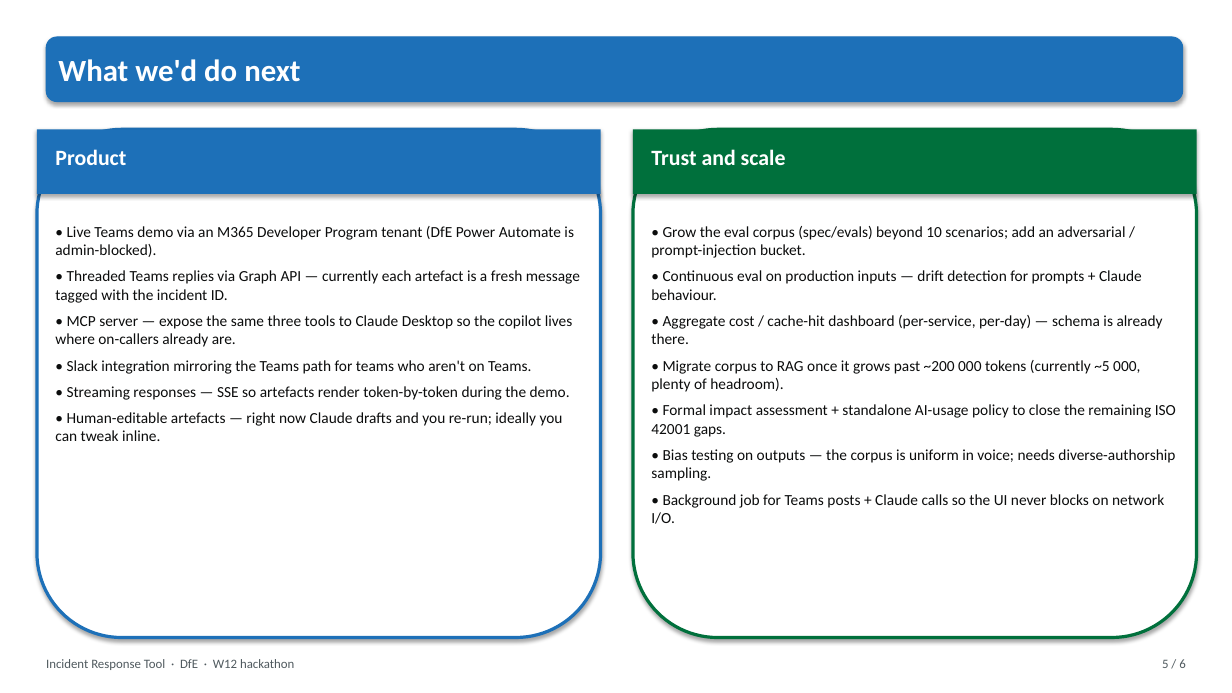
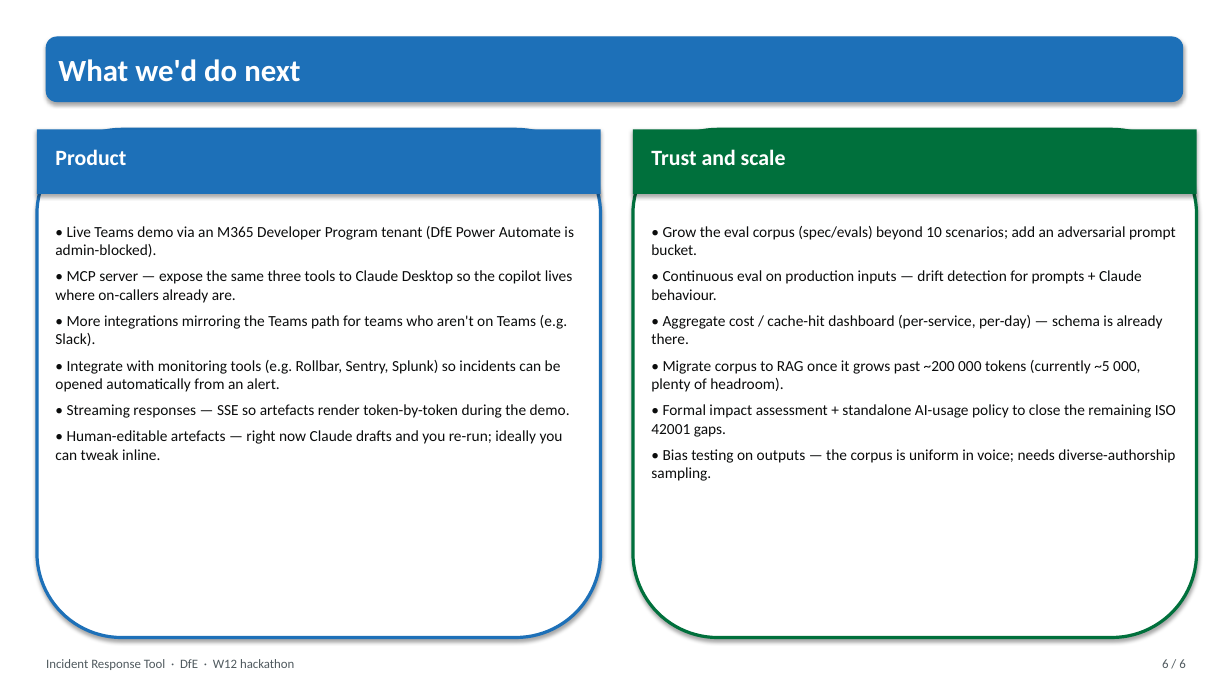
Before and after one commit to DFE-Digital/incident-response-tool, a slide deck: slide 6 of docs/incident-response-tool.pptx (slide 5 before the commit). Drawn at 1232x693 pixels with LibreOffice and Linux fonts; fonts in the diff are those of the drawing. Boxes give left, top, right and bottom in pixels: in the first picture for what was removed or moved away, otherwise in the second. Text is boxed around its words. In the diff, an @@ line names an element or a change of style, - is before the commit and + after.

```diff
--- a/docs/incident-response-tool.pptx
+++ b/docs/incident-response-tool.pptx
@@ text at bbox=[651, 226, 1176, 255]: text changed @@
-• Grow the eval corpus (spec/evals) beyond 10 scenarios; add an adversarial / prompt-injection bucket.
+• Grow the eval corpus (spec/evals) beyond 10 scenarios; add an adversarial prompt bucket.
@@ text at bbox=[55, 270, 580, 303]: paragraph removed @@
-• Threaded Teams replies via Graph API — currently each artefact is a fresh message tagged with the incident ID.
@@ text at bbox=[55, 315, 567, 392]: text changed @@
-• Slack integration mirroring the Teams path for teams who aren't on Teams.
+• More integrations mirroring the Teams path for teams who aren't on Teams (e.g. Slack).
+• Integrate with monitoring tools (e.g. Rollbar, Sentry, Splunk) so incidents can be opened automatically from an alert.
@@ text at bbox=[651, 494, 1164, 524]: paragraph removed @@
-• Background job for Teams posts + Claude calls so the UI never blocks on network I/O.
@@ text at bbox=[1162, 659, 1185, 668]: text changed @@
-5 / 6
+6 / 6
```
Also in this commit, not shown: 1 other slide changed, 1 slide added, 1 slide removed, 1 other file.
